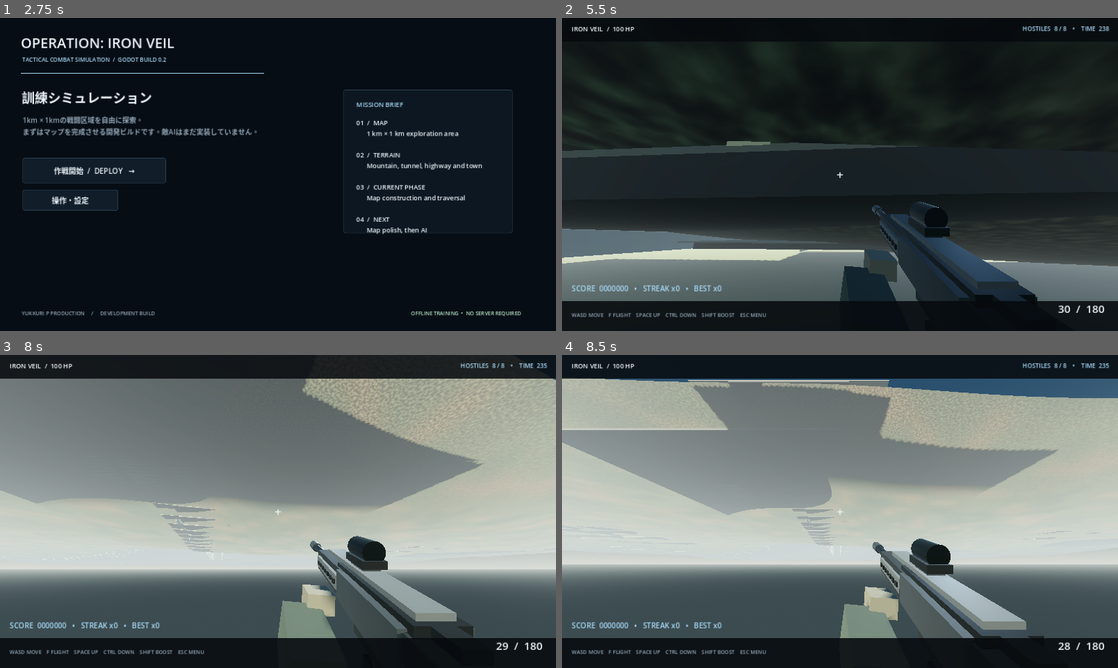
Above: before the commit, frames 1-4 (two rows, left to right).
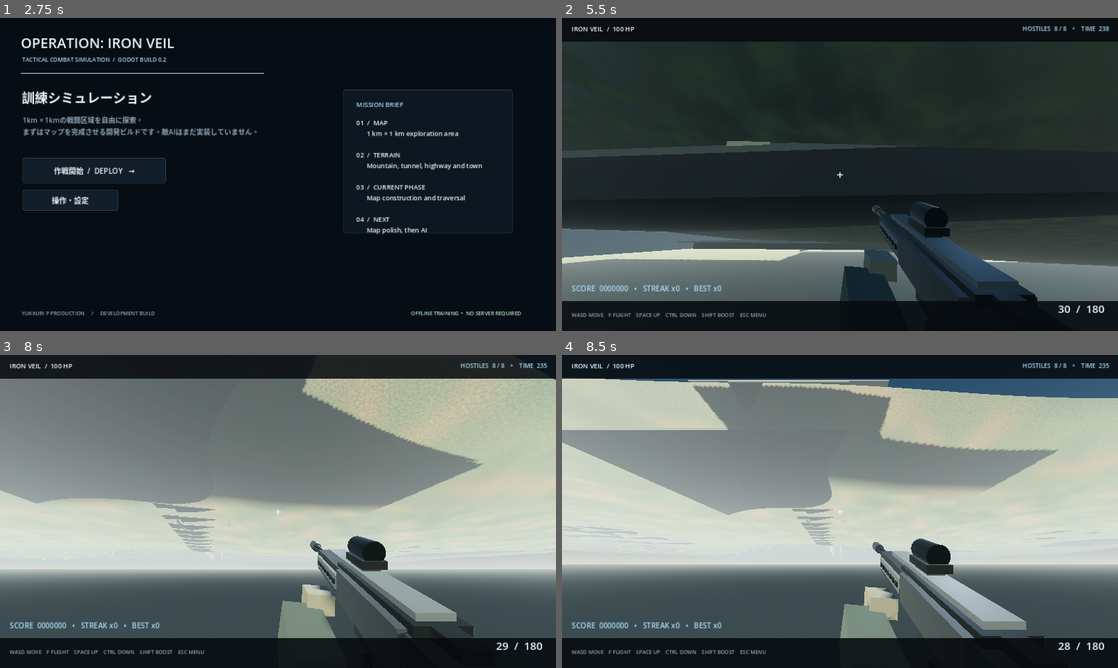
Above: after the commit, the same moments.

Repository: YukkuriP/Yukkuri-FPS2
Game: Godot game, scene res://scenes/main.tscn
Two runs of this game, one before a commit and one after it. Both use one fixed random seed, a clock stepped at 60 frames per second and the inputs below.
Inputs (mouse positions are in pixels of both pictures, inside the frame that each line leads up to):
- Up to frame 1 (2.75 s): tap Enter at 0.5, 2.1 s; move the mouse to (400, 158) at 0.52 s; hold D 0.53-1.28 s; tap F at 0.6 s; click (400, 158) at 0.67 s; tap Space at 0.77, 1.25, 1.52 s; move the mouse to (166, 190) at 1.27 s; hold S 1.28-2.03 s; tap R at 1.35 s; move the mouse to (333, 105) at 2.02 s; hold D from 2.03 s (still down)
- Up to frame 2 (5.5 s): release D at 2.75 s; click "作戦開始 / DEPLOY →" at 2.75 s; tap Enter at 3.5 s; move the mouse to (812, 237) at 3.52 s; hold W from 3.53 s (still down); tap Shift at 3.6 s; click (812, 237) at 3.67 s; tap Space at 3.77, 4.25, 4.52, 5.27 s; move the mouse to (878, 177) at 4.27 s; hold Ctrl 4.28-5.03 s; move the mouse to (795, 171) at 5.02 s; tap F at 5.1 s
- Up to frame 3 (8 s): move the mouse to (283, 511) at 5.77 s; tap R at 5.85 s; click (283, 511) at 5.92 s; move the mouse to (255, 505) at 6.52 s; release W at 6.53 s; hold D 6.53-7.28 s; tap Enter at 6.6 s; tap Space at 6.77, 7.52 s; move the mouse to (305, 511) at 7.27 s; hold W from 7.28 s (still down); hold Shift from 7.28 s (still down)
- Up to frame 4 (8.5 s): keep holding W; move the mouse to (812, 511) at 8.02 s; release Shift at 8.03 s; tap Ctrl at 8.1 s; click (812, 511) at 8.17 s; tap Space at 8.27 s

Frame 1 is identical in both runs. In frame 2, 1.5% of the frame differs, in the area x 0-100%, y 7-39%; in frame 3, 1.7%; in frame 4, 3.9%, in the area x 0-84%, y 7-49%.

Commit message:
Tune terrain detail texture contrast

Diff:
--- a/scripts/main.gd
+++ b/scripts/main.gd
@@ -424,8 +424,13 @@
 	detail_texture.height = 512
 	detail_texture.seamless = true
 	detail_texture.noise = detail_noise
+	var detail_ramp := Gradient.new()
+	detail_ramp.set_color(0, Color("#858780"))
+	detail_ramp.add_point(1.0, Color("#ffffff"))
+	detail_texture.color_ramp = detail_ramp
 	terrain_material.albedo_texture = detail_texture
 	terrain_material.roughness = 1.0
+	terrain_material.roughness_texture = detail_texture
 	terrain_mesh.surface_set_material(0, terrain_material)
 	var terrain_instance := MeshInstance3D.new()
 	terrain_instance.name = "1km_Terrain"
